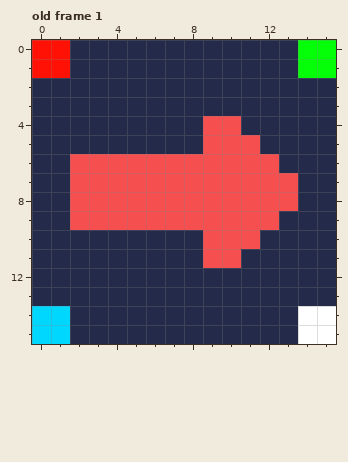
One commit to this pixel-art file: public/assets/graphics/snek-segments-sheet.ase. The picture above is the old version.
16x16 pixels, 3 frames. Shown: old frame 1. The commit also changed other frames, which this record leaves out.
The result:
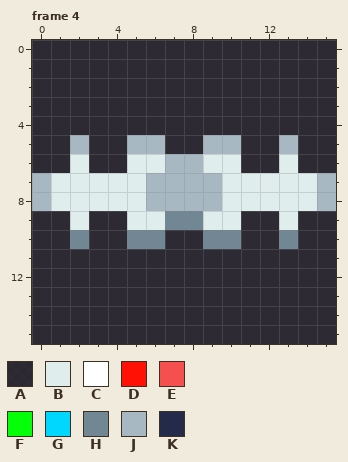
Palette (. is transparent): A #14141ada  B #dfeded  C #ffffff  D #ff1205  E #f54f4f  F #05ff09  G #00d7ff  H #728794  J #a7b8c2  K #242b4a
A new or re-ordered frame is compared with the old frame closest to it.
Difference:
frames 3 -> 6
layer "bg-blue" now hidden
Changed rows in their new state; - is an unchanged pixel.
Frame 4 is new; against old frame 1, layer "Layer 1":
first column x 0:
 0 AAAAAAAAAAAAAAAA
 1 AAAAAAAAAAAAAAAA
 2 AAAAAAAAAAAAAAAA
 3 AAAAAAAAAAAAAAAA
 4 AAAAAAAAAAAAAAAA
 5 AAJAAJJAAJJAAJAA
 6 AABAABBJJBBAABAA
 7 JBBBBBJJJJBBBBBJ
 8 JBBBBBJJJJBBBBBJ
 9 AABAABBHHBBAABAA
10 AAHAAHHAAHHAAHAA
11 AAAAAAAAAAAAAAAA
12 AAAAAAAAAAAAAAAA
13 AAAAAAAAAAAAAAAA
14 AAAAAAAAAAAAAAAA
15 AAAAAAAAAAAAAAAA
